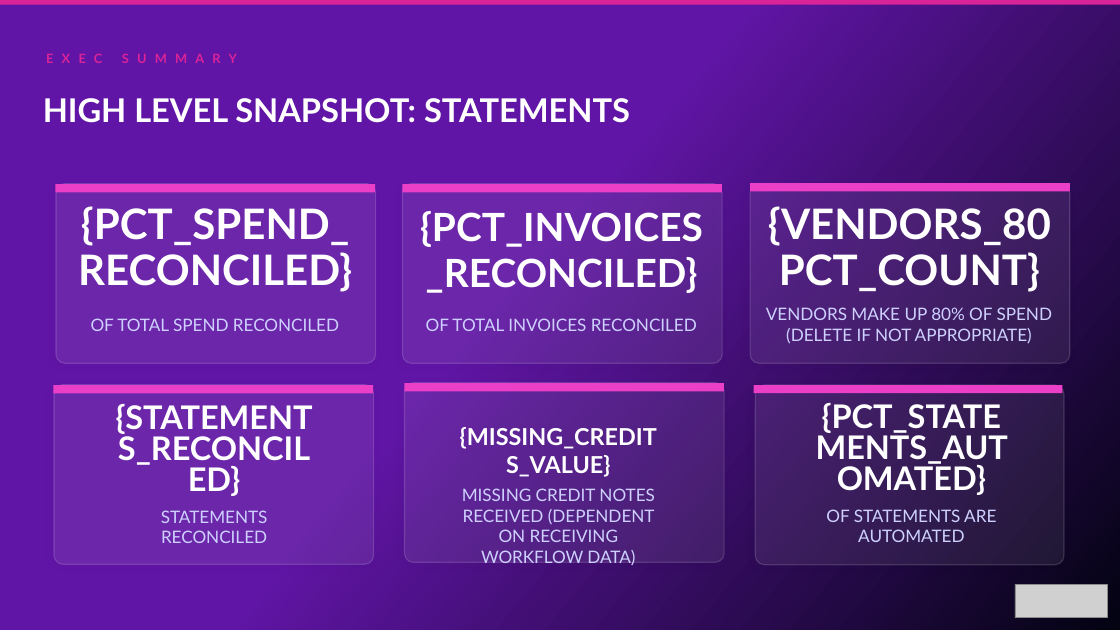
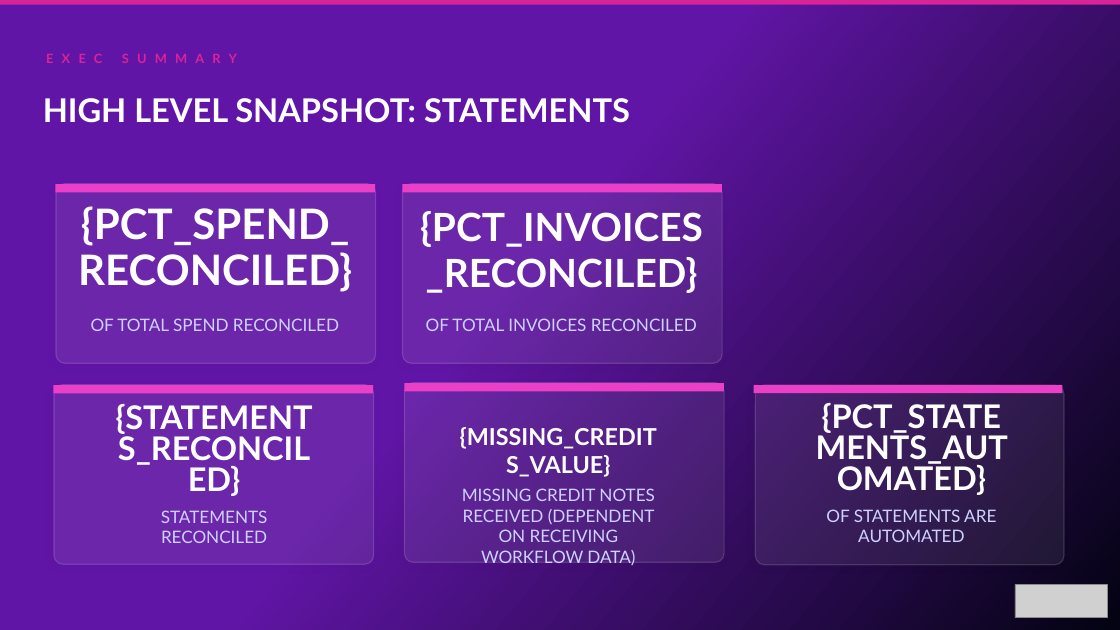
Before and after one commit to oresanniowo-beep/EBR-Gen-v2, a slide deck: slide 11 of EBR_Template.pptx. Drawn at 1120x630 pixels with LibreOffice and Linux fonts; fonts in the diff are those of the drawing; grey boxes stand for pictures. Boxes give left, top, right and bottom in pixels: in the first picture for what was removed or moved away, otherwise in the second. Text is boxed around its words. In the diff, an @@ line names an element or a change of style, - is before the commit and + after.

```diff
--- a/EBR_Template.pptx
+++ b/EBR_Template.pptx
@@ rounded rectangle removed at bbox=[750, 184, 1070, 364] @@
@@ rectangle removed at bbox=[750, 183, 1070, 192] @@
@@ text removed at bbox=[768, 206, 1051, 292] @@
-{VENDORS_80PCT_COUNT}
@@ text removed at bbox=[766, 307, 1053, 344] @@
-VENDORS MAKE UP 80% OF SPEND (DELETE IF NOT APPROPRIATE)
```
Also in this commit, not shown: 11 other slides changed, 1 slide added, 2 slides removed.
